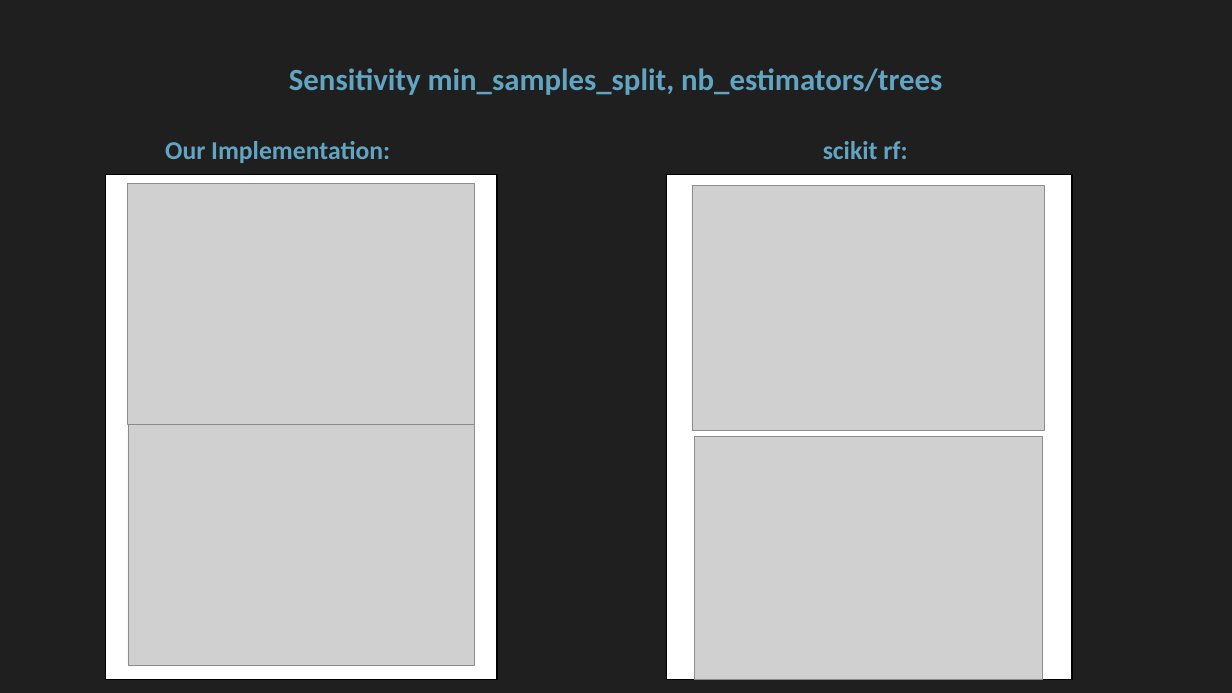
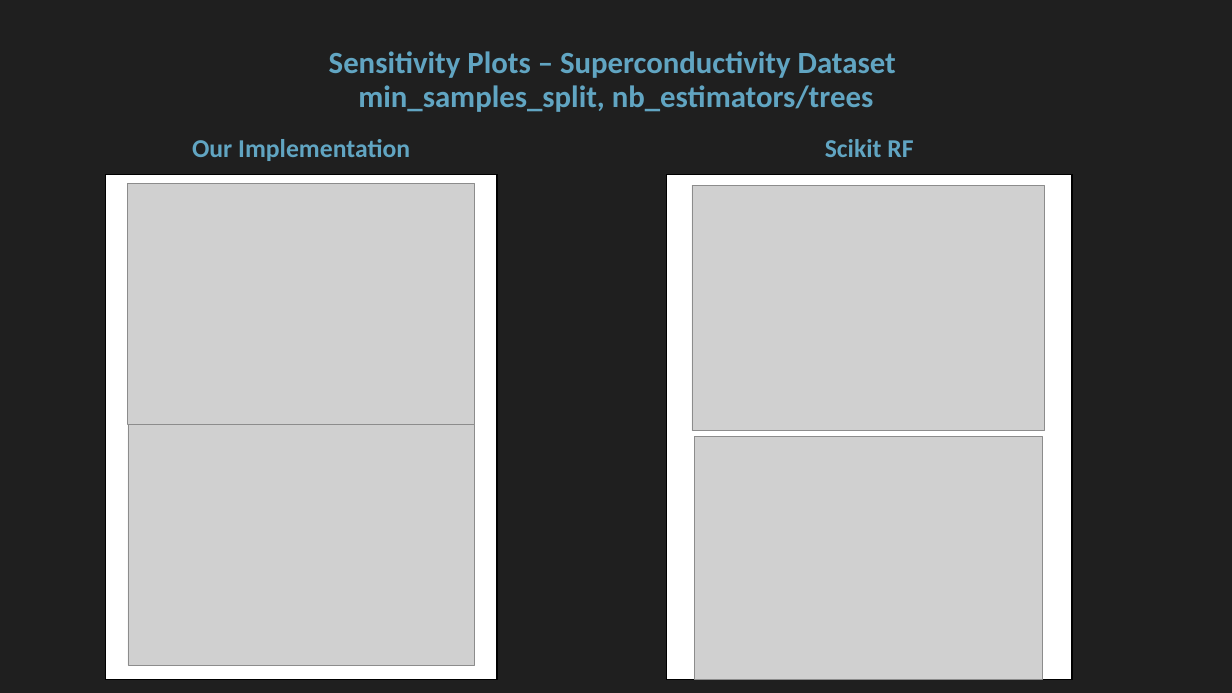
Before and after one commit to floengl/Machine-Learning, a slide deck: slide 22 of Exercise_2/Exercie2_slides.pptx (slide 20 before the commit). Drawn at 1232x693 pixels with LibreOffice and Linux fonts; fonts in the diff are those of the drawing; grey boxes stand for pictures. Boxes give left, top, right and bottom in pixels: in the first picture for what was removed or moved away, otherwise in the second. Text is boxed around its words. In the diff, an @@ line names an element or a change of style, - is before the commit and + after.

Commit message:
update ppt

```diff
--- a/Exercise_2/Exercie2_slides.pptx
+++ b/Exercise_2/Exercie2_slides.pptx
@@ title at [329,51,896,112]: text changed @@
-Sensitivity min_samples_split, nb_estimators/trees
+Sensitivity Plots – Superconductivity Dataset
+min_samples_split, nb_estimators/trees
@@ text at [192,139,410,161]: text changed @@
-Our Implementation:
+Our Implementation
@@ text at [825,139,913,157]: text changed @@
-scikit rf:
+Scikit RF
```
Also in this commit, not shown: 1 other slide changed, 4 slides added.
